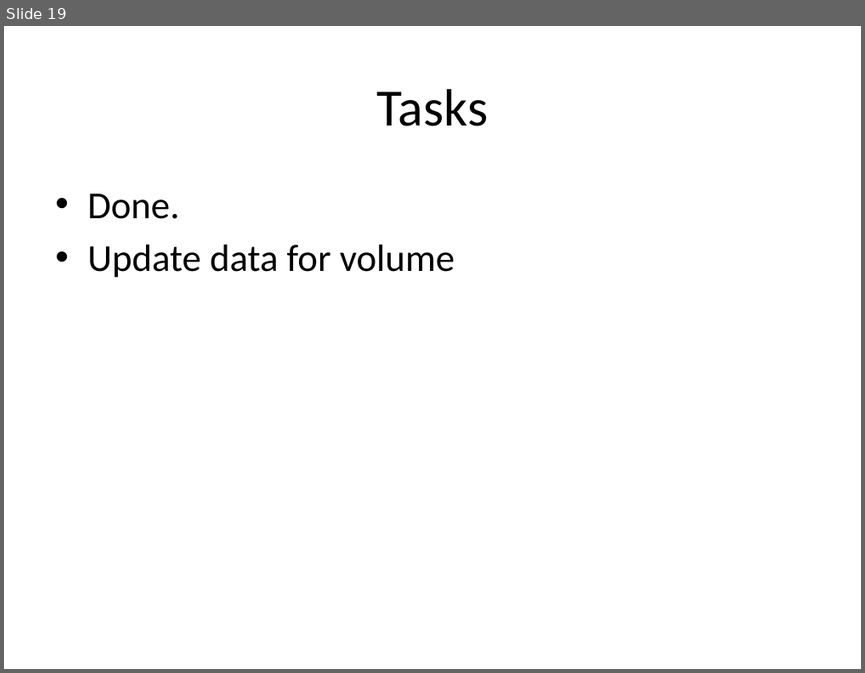
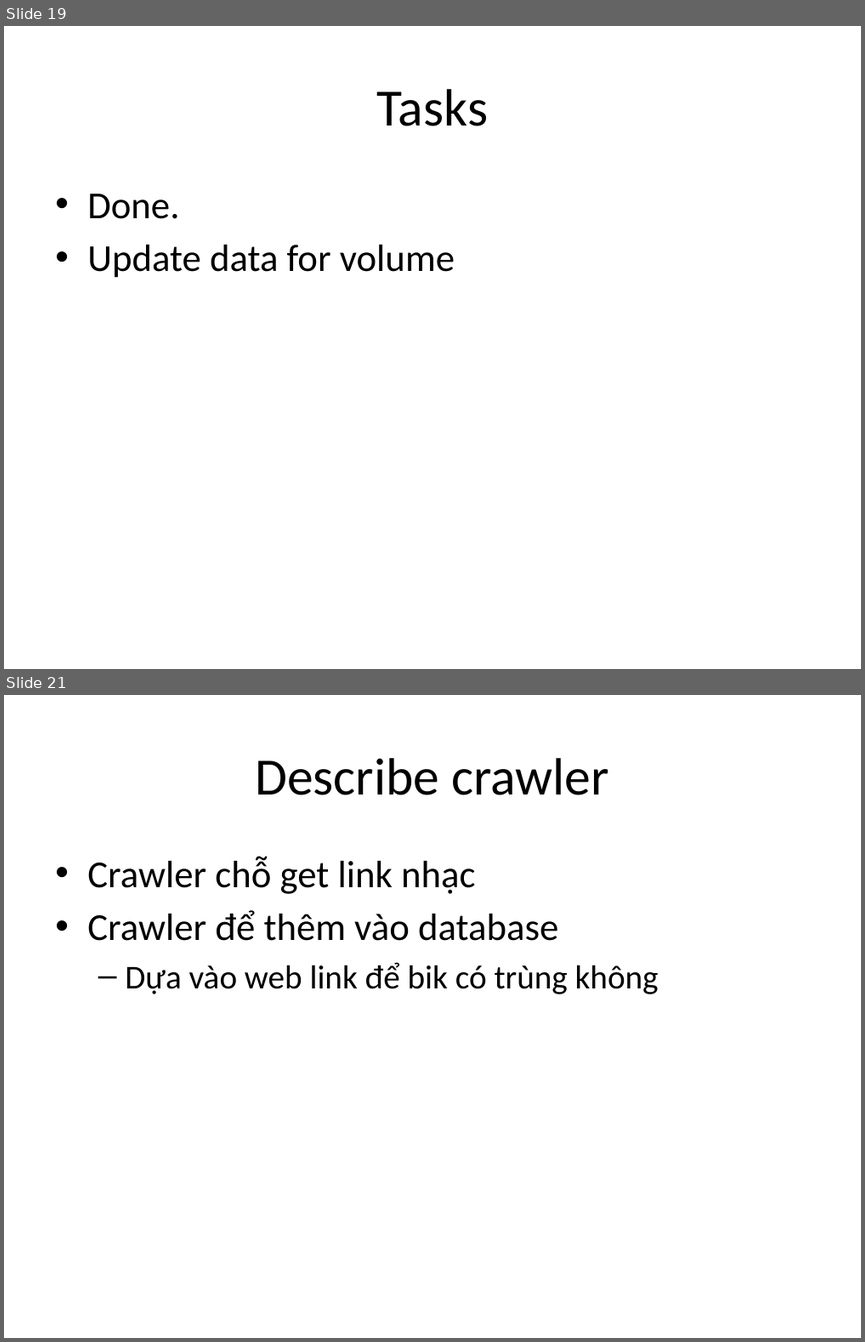
Before and after one commit to google-code-export/dau-gia-truc-tuyen-dhnl2, a slide deck: source/musicpage/Documents/Music page.pptx. Shown one above the other, each under a label of ours: slide 19 before the commit, slides 19 and 21 after it; the slides between them are not shown. The pictures are 865x673 and 865x1342 pixels, drawn with LibreOffice and Linux fonts; fonts in the diff are those of the drawing. Boxes give left, top, right and bottom in pixels: in the first picture for what was removed or moved away, otherwise in the second. Text is boxed around its words. In the diff, an @@ line names an element or a change of style, - is before the commit and + after.

```diff
--- a/source/musicpage/Documents/Music page.pptx
+++ b/source/musicpage/Documents/Music page.pptx
@@ slide 21 added at (4,695,861,1338), background #FFFFFF @@
@@ title added at (255,758,609,795), 44 pt, text #000000 @@
+Describe crawler
@@ text added at (87,856,658,994), 32 pt, text #000000 @@
+• Crawler chỗ get link nhạc
+• Crawler để thêm vào database
+  – Dựa vào web link để bik có trùng không
```
Also in this commit, not shown: 2 other slides added, 1 slide removed, 9 other files.
